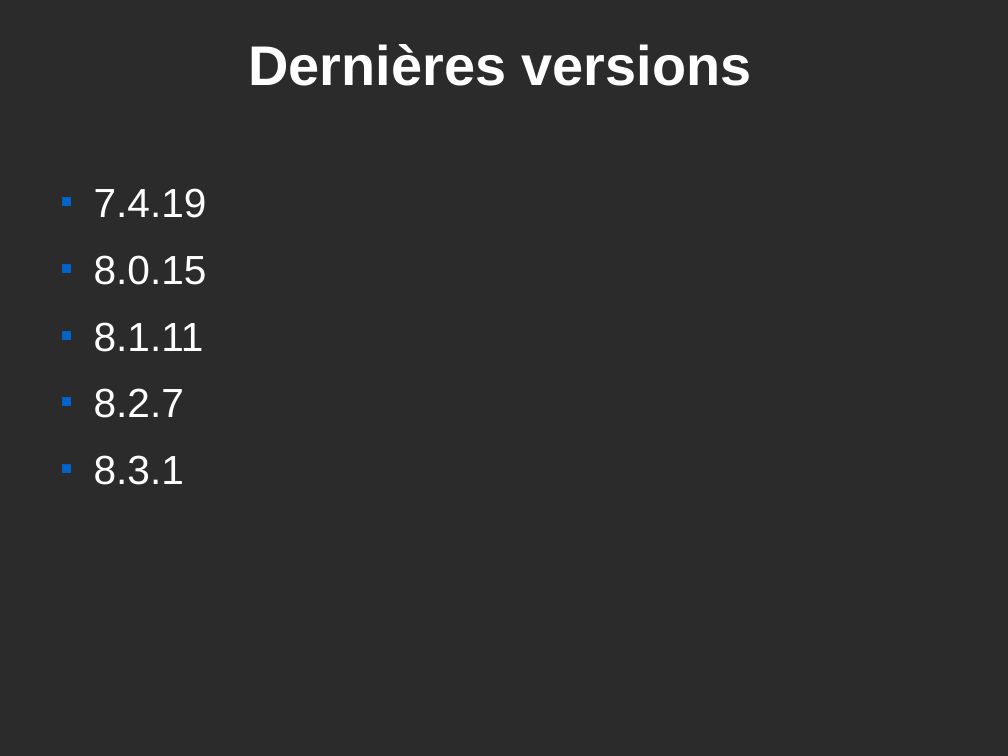
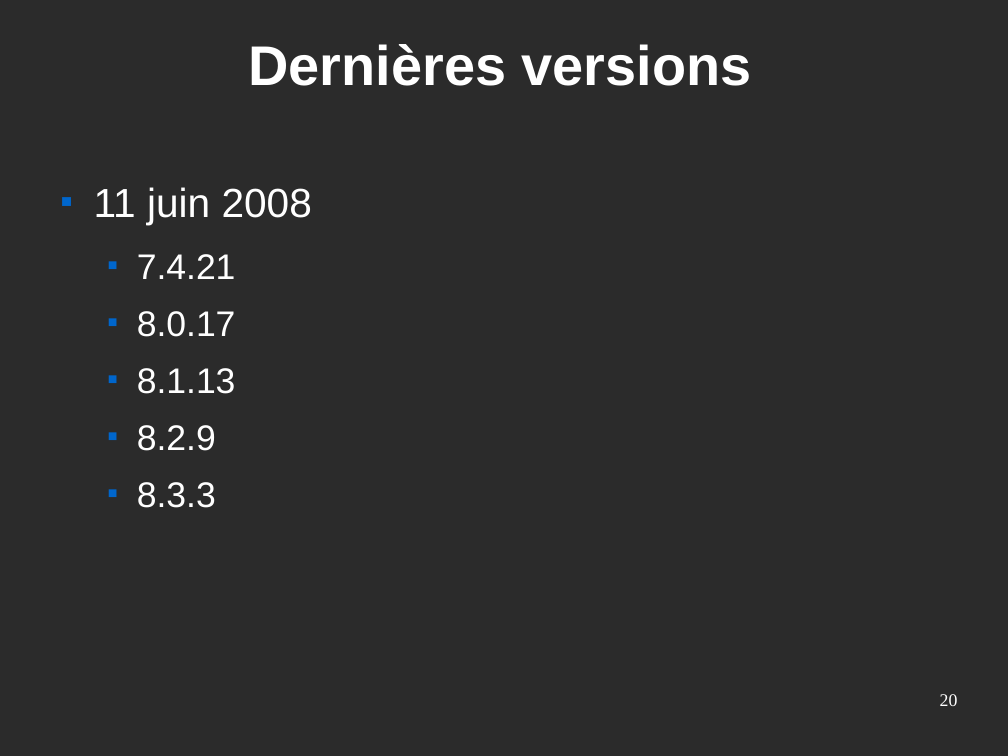
Before and after one commit to postgresqlfr/pgfr_materials, a slide deck: slide 20 of advocacy/trunk/confs/presentationPG.odp. Drawn at 1008x756 pixels with LibreOffice and Linux fonts; fonts in the diff are those of the drawing; background and template pictures are left out; a plain dark background stands for a picture behind light text. Boxes give left, top, right and bottom in pixels: in the first picture for what was removed or moved away, otherwise in the second. Text is boxed around its words. In the diff, an @@ line names an element or a change of style, - is before the commit and + after.

```diff
--- a/advocacy/trunk/confs/presentationPG.odp
+++ b/advocacy/trunk/confs/presentationPG.odp
@@ text at [94,187,312,508]: text changed; size 32 to 28 pt @@
-■ 7.4.19
-■ 8.0.15
-■ 8.1.11
-■ 8.2.7
-■ 8.3.1
+■ 11 juin 2008
+  ■ 7.4.21
+  ■ 8.0.17
+  ■ 8.1.13
+  ■ 8.2.9
+  ■ 8.3.3
@@ page number added at [940,694,958,706], 14 pt, text #FFFFFF @@
+20
```
Also in this commit, not shown: 50 other slides changed, 1 other file.
